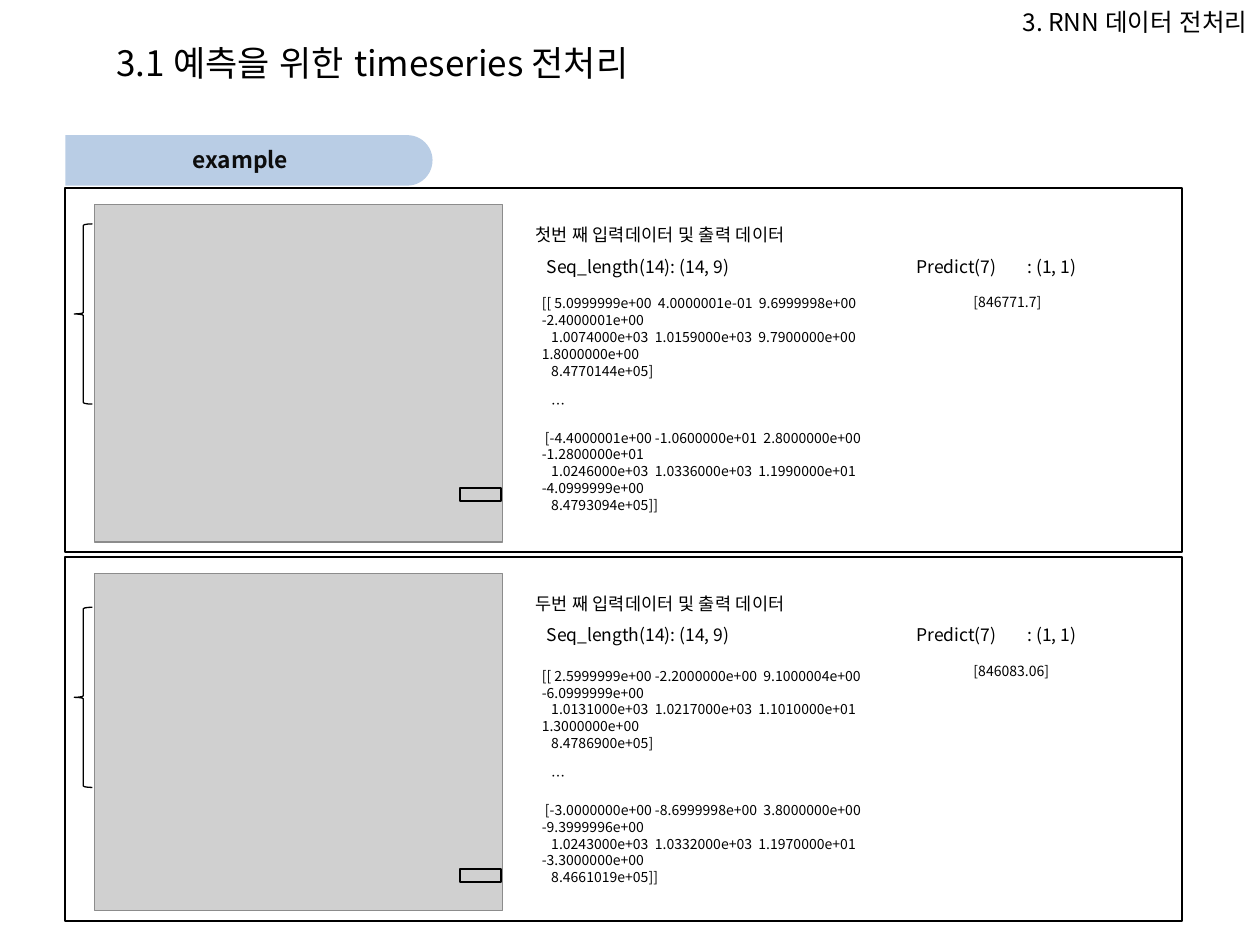
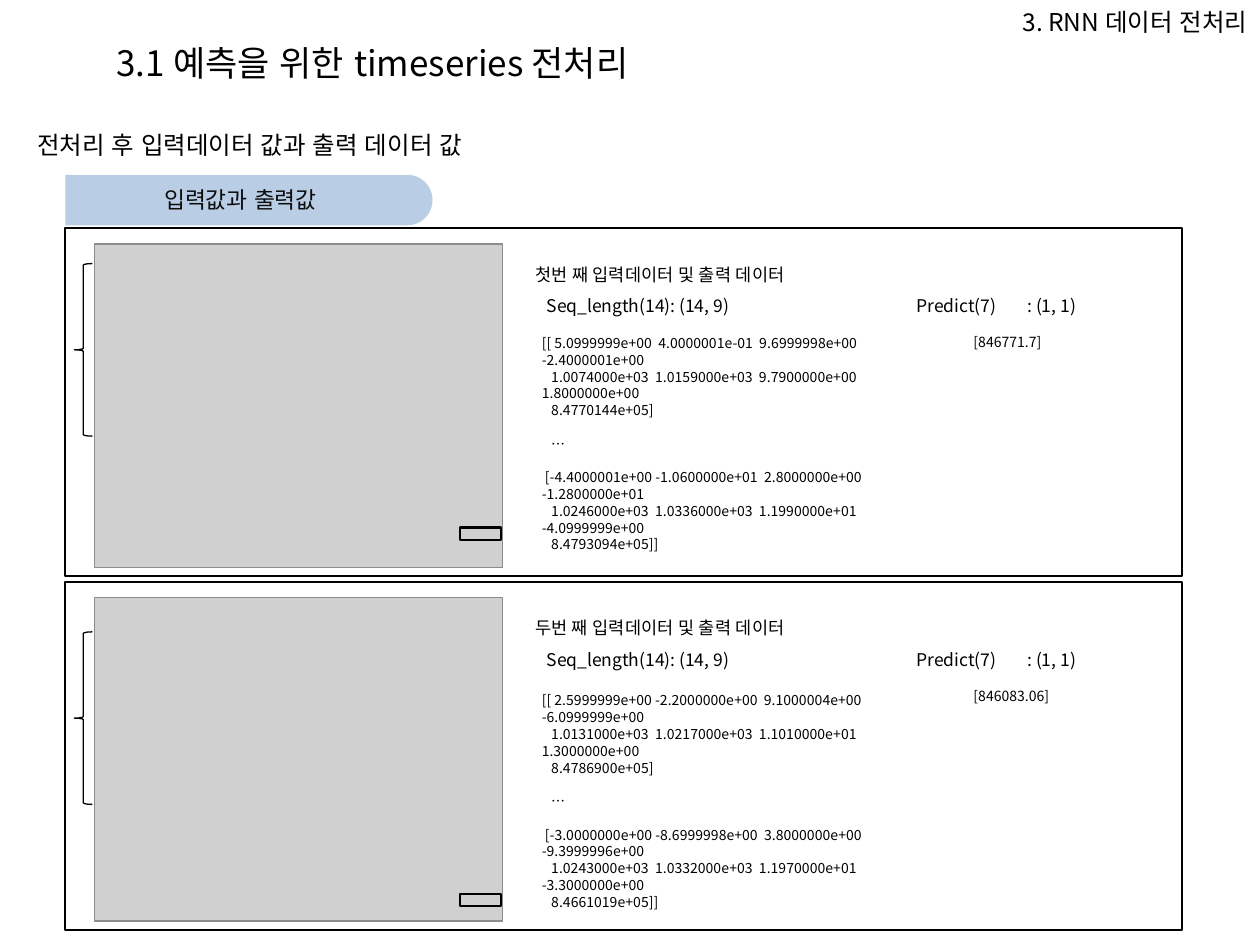
Before and after one commit to Heechul90/Preprocessing, a slide deck: slide 23 of 파이썬 전처리 코드 모듈화 설명.pptx (slide 22 before the commit). Drawn at 1260x945 pixels with LibreOffice and Linux fonts; fonts in the diff are those of the drawing; grey boxes stand for pictures; background and template pictures are left out. Boxes give left, top, right and bottom in pixels: in the first picture for what was removed or moved away, otherwise in the second. Text is boxed around its words. In the diff, an @@ line names an element or a change of style, - is before the commit and + after.

```diff
--- a/파이썬 전처리 코드 모듈화 설명.pptx
+++ b/파이썬 전처리 코드 모듈화 설명.pptx
@@ text added at bbox=[37, 133, 462, 156], 14 pt, text #000000 @@
+전처리 후 입력데이터 값과 출력 데이터 값
@@ 3 texts, 2 rectangles, 1 round same rect: place and size @@
-3 texts, 2 rectangles, 1 round same rect at bbox=[66, 135, 1077, 513]
+3 texts, 2 rectangles, 1 round same rect at bbox=[66, 175, 1076, 552]
@@ text in rectangle at bbox=[164, 189, 317, 210]: text changed; bold off @@
-example
+입력값과 출력값
@@ rectangle: place and size @@
-rectangle at bbox=[66, 188, 1182, 552]
+rectangle at bbox=[66, 228, 1182, 576]
@@ left brace: place and size @@
-left brace at bbox=[74, 224, 92, 404]
+left brace at bbox=[74, 263, 92, 436]
@@ picture: place and size @@
-picture at bbox=[94, 204, 503, 542]
+picture at bbox=[94, 244, 503, 568]
@@ rectangle: place and size @@
-rectangle at bbox=[66, 557, 1182, 921]
+rectangle at bbox=[66, 582, 1182, 930]
@@ picture: place and size @@
-picture at bbox=[94, 573, 503, 911]
+picture at bbox=[94, 597, 503, 921]
@@ left brace: place and size @@
-left brace at bbox=[74, 607, 92, 788]
+left brace at bbox=[74, 631, 92, 804]
@@ 3 texts, 1 rectangle: place and size @@
-3 texts, 1 rectangle at bbox=[460, 595, 1077, 885]
+3 texts, 1 rectangle at bbox=[460, 619, 1076, 910]
```
Also in this commit, not shown: 13 other slides changed, 4 slides added, 3 slides removed, 14 other files.
